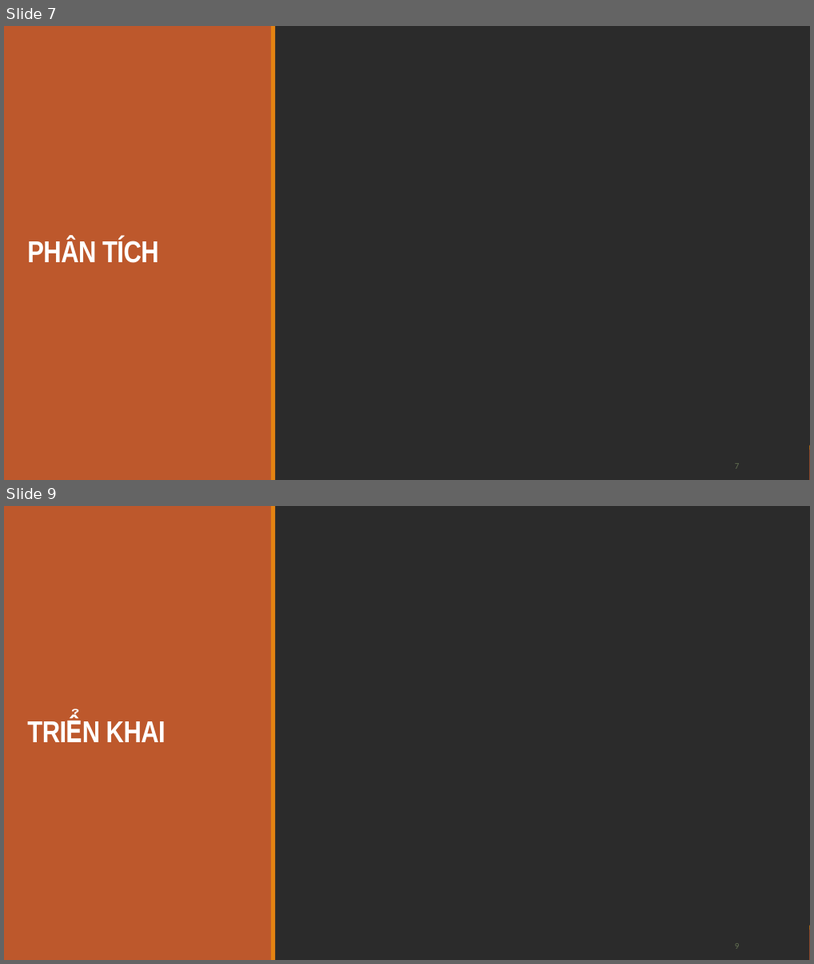
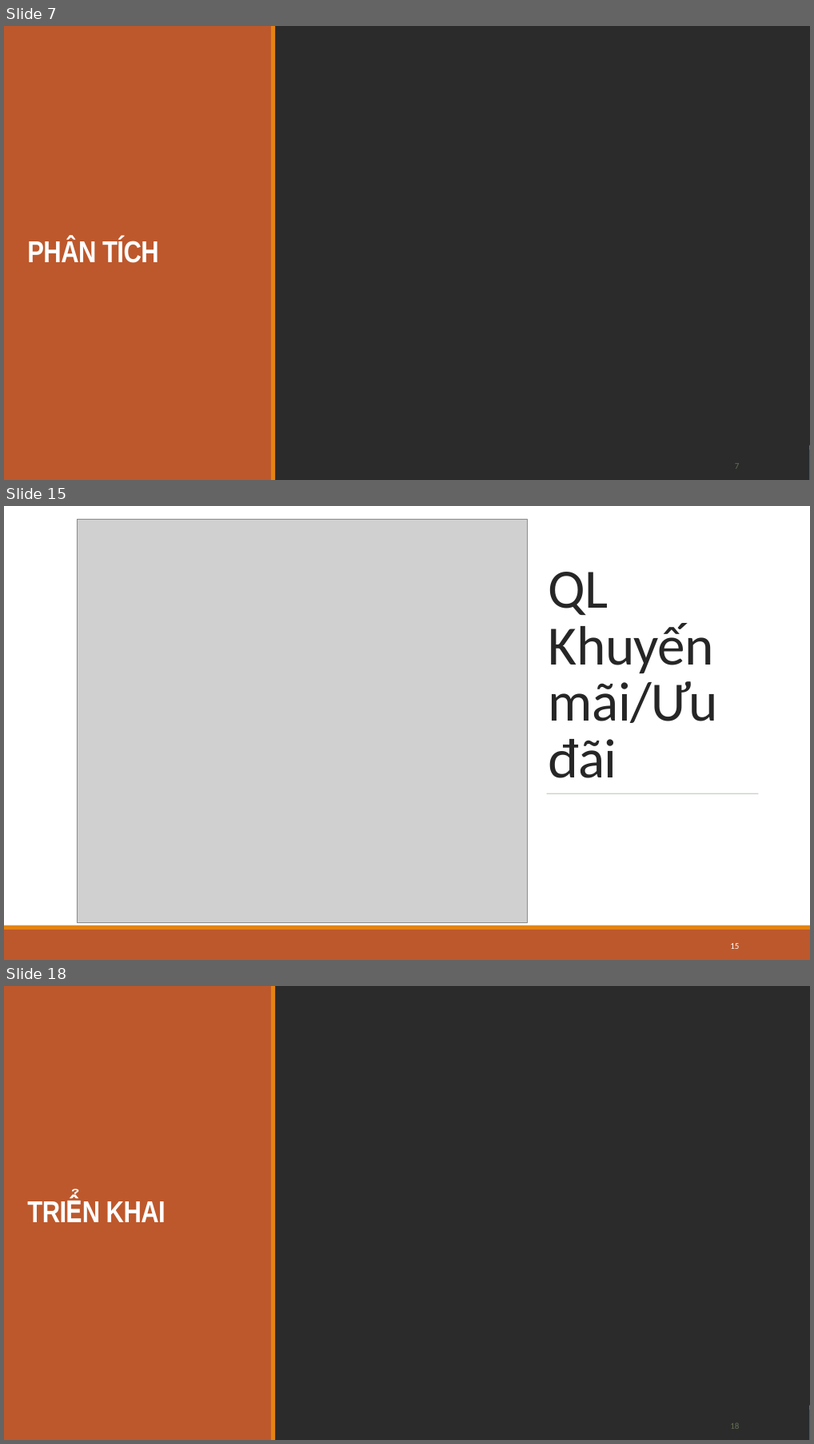
Before and after one commit to trandinhlam/master_2nd_semester, a slide deck: HoachDinhChienLuoc/DoAnHoachDinhChienLuoc.pptx. Shown one above the other, each under a label of ours: slides 7 and 9 before the commit, slides 7, 15 and 18 after it; the slides between them are not shown. The pictures are 814x964 and 814x1444 pixels, drawn with LibreOffice and Linux fonts; fonts in the diff are those of the drawing; grey boxes stand for pictures; background and template pictures are left out; a plain dark background stands for a picture behind light text. Boxes give left, top, right and bottom in pixels: in the first picture for what was removed or moved away, otherwise in the second. Text is boxed around its words. In the diff, an @@ line names an element or a change of style, - is before the commit and + after.

```diff
--- a/HoachDinhChienLuoc/DoAnHoachDinhChienLuoc.pptx
+++ b/HoachDinhChienLuoc/DoAnHoachDinhChienLuoc.pptx
@@ slide 15 added at (4,506,810,960), background picture (left out) @@
@@ rectangle added at (4,506,810,925), fill #FFFFFF @@
@@ picture added at (77,520,527,923) @@
@@ title added at (549,572,719,778), 66 pt, text #262626 @@
+QL Khuyến mãi/Ưu đãi
@@ line added from (547, 793) to (759, 793), #637052 0.5 pt @@
@@ rectangle added at (4,925,810,929), fill #E48312 @@
@@ rectangle added at (4,929,810,960), fill #BD582C @@
@@ page number added at (730,943,739,948), 10.5 pt, text #FFFFFF @@
+15
@@ what was slide 9 is now slide 18 @@
@@ page number at (730,1423,739,1428): text changed @@
-9
+18
```
Also in this commit, not shown: 9 other slides added, 1 slide removed.
